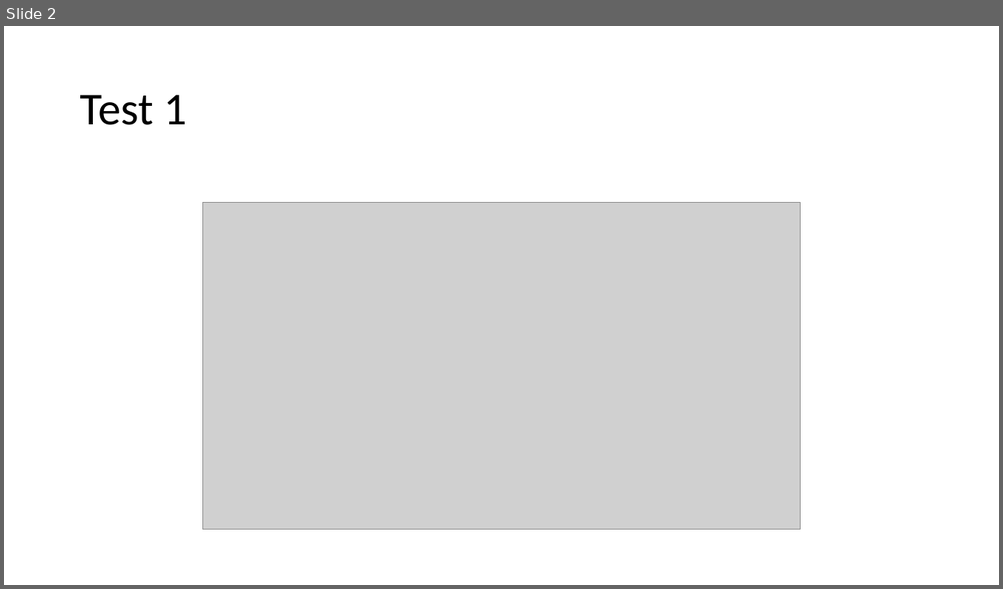
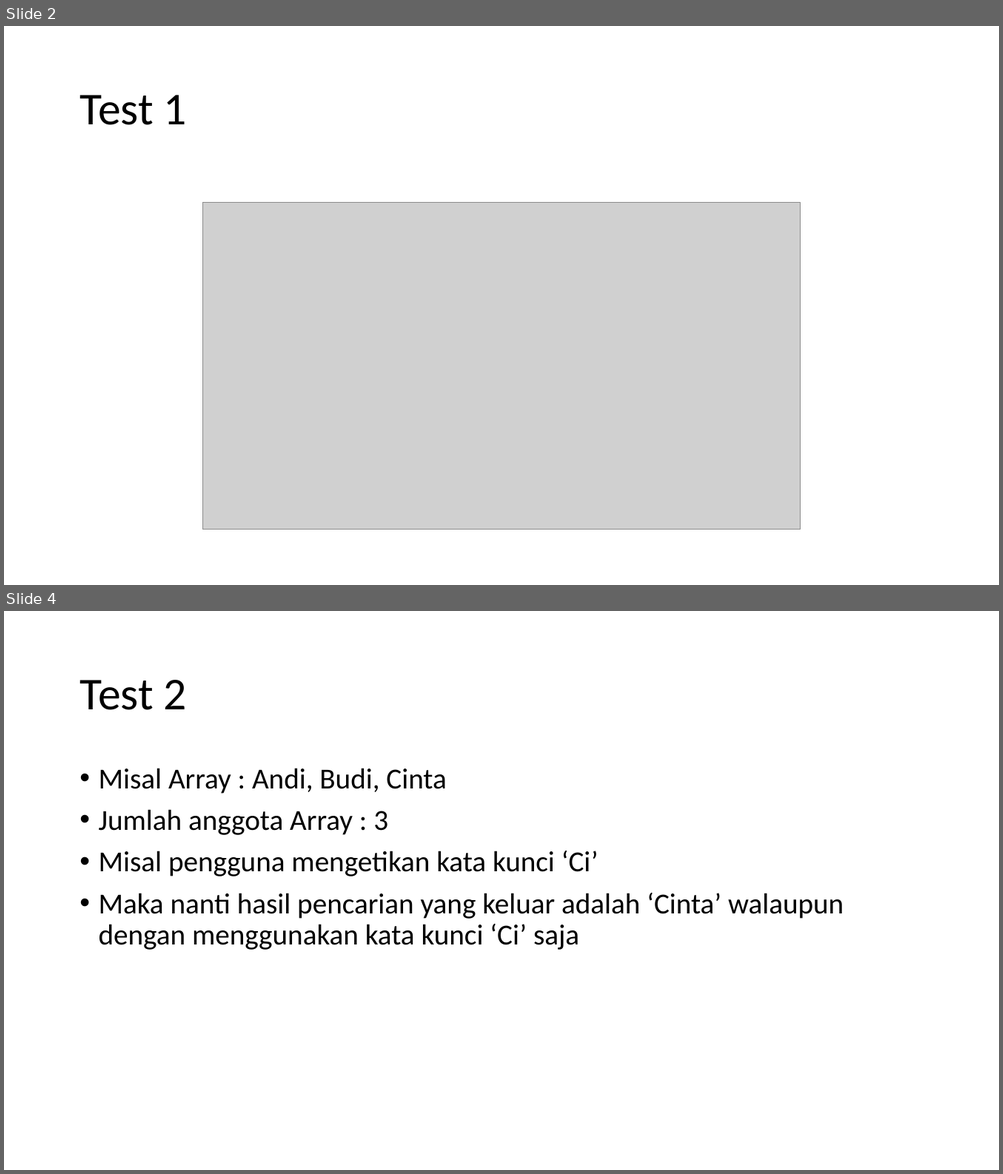
Before and after one commit to ilham513/mypresence, a slide deck: desain/cara kerja algoritma sequence.pptx. Shown one above the other, each under a label of ours: slide 2 before the commit, slides 2 and 4 after it; the slides between them are not shown. The pictures are 1003x589 and 1003x1174 pixels, drawn with LibreOffice and Linux fonts; fonts in the diff are those of the drawing; grey boxes stand for pictures. Boxes give left, top, right and bottom in pixels: in the first picture for what was removed or moved away, otherwise in the second. Text is boxed around its words. In the diff, an @@ line names an element or a change of style, - is before the commit and + after.

Commit message:
test

```diff
--- a/desain/cara kerja algoritma sequence.pptx
+++ b/desain/cara kerja algoritma sequence.pptx
@@ slide 4 added at (4,611,999,1170), background #FFFFFF @@
@@ title added at (79,680,187,710), 44 pt, text #000000 @@
+Test 2
@@ text added at (99,768,843,950), 28 pt, text #000000 @@
+• Misal Array : Andi, Budi, Cinta
+• Jumlah anggota Array : 3
+• Misal pengguna mengetikan kata kunci ‘Ci’
+• Maka nanti hasil pencarian yang keluar adalah ‘Cinta’ walaupun dengan menggunakan kata kunci ‘Ci’ saja
```
Also in this commit, not shown: 3 other slides added, 1 slide removed, 7 other files.
